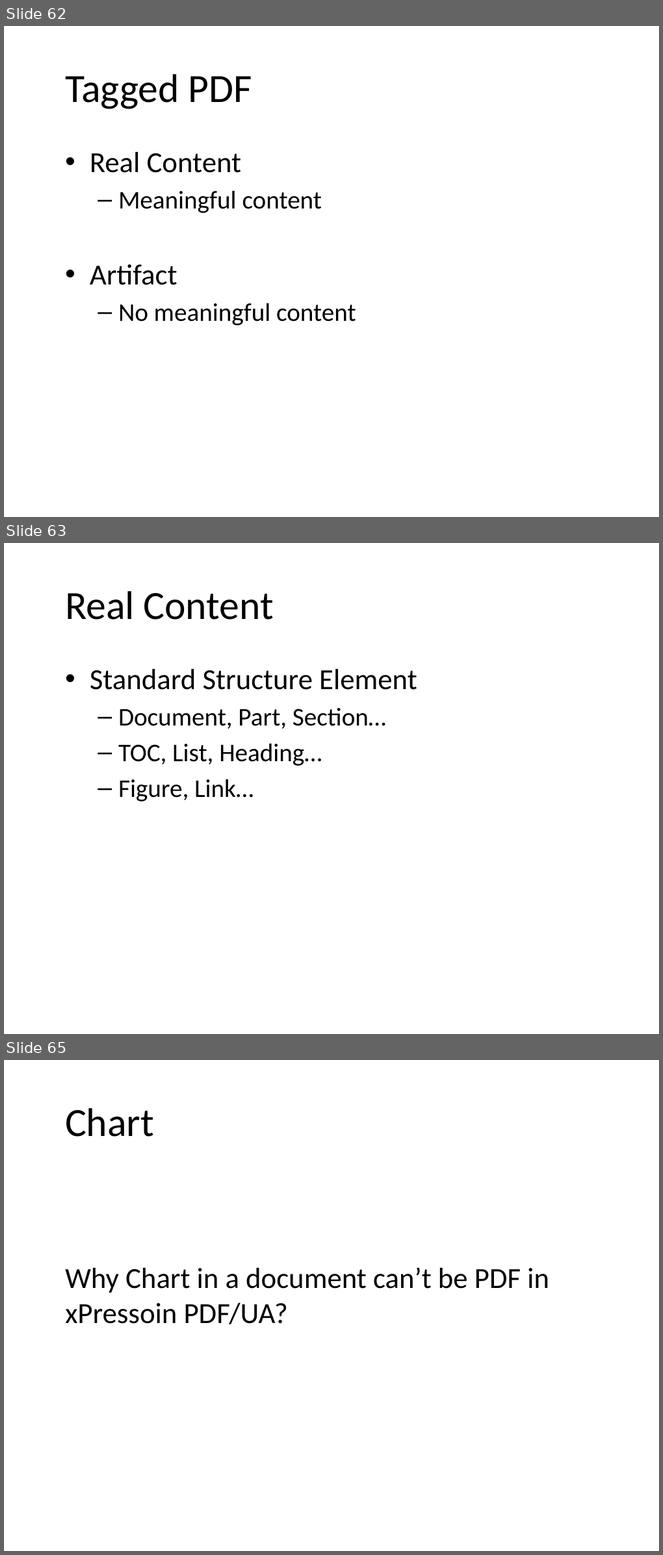
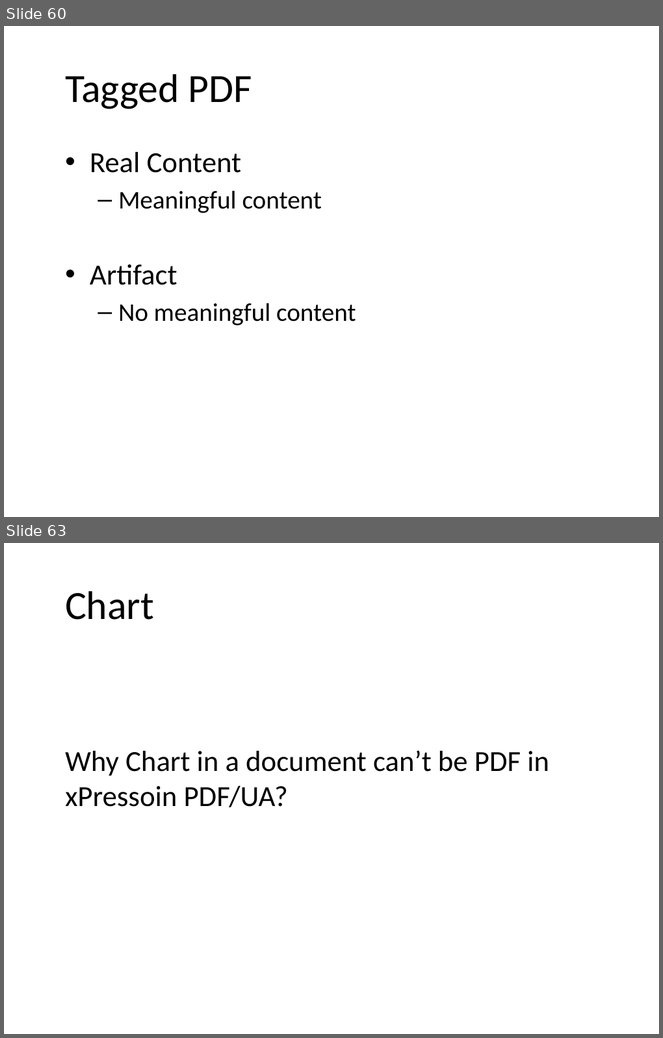
Before and after one commit to lumpchen/sledge, a slide deck: resource/pdf.pptx. Shown one above the other, each under a label of ours: slides 62, 63 and 65 before the commit, slides 60 and 63 after it; the slides between them are not shown. The pictures are 663x1555 and 663x1038 pixels, drawn with LibreOffice and Linux fonts; fonts in the diff are those of the drawing; background and template pictures are left out. Boxes give left, top, right and bottom in pixels: in the first picture for what was removed or moved away, otherwise in the second. Text is boxed around its words. In the diff, an @@ line names an element or a change of style, - is before the commit and + after.

```diff
--- a/resource/pdf.pptx
+++ b/resource/pdf.pptx
@@ slide 63 removed at [4,543,659,1034], background picture (left out) @@
@@ title removed at [65,591,274,620] @@
-Real Content
@@ text removed at [90,669,417,802] @@
-• Standard Structure Element
-  – Document, Part, Section…
-  – TOC, List, Heading…
-  – Figure, Link…
@@ what was slide 62 is now slide 60 @@
@@ what was slide 65 is now slide 63 @@
```
Also in this commit, not shown: 3 slides changed, 1 other slide removed.
